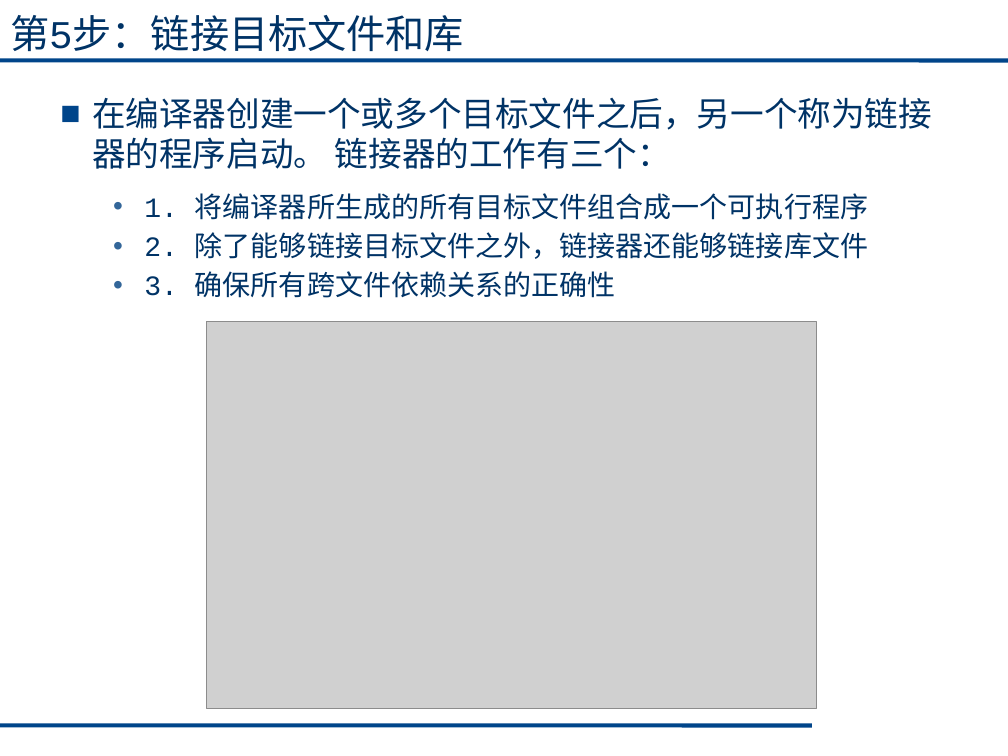
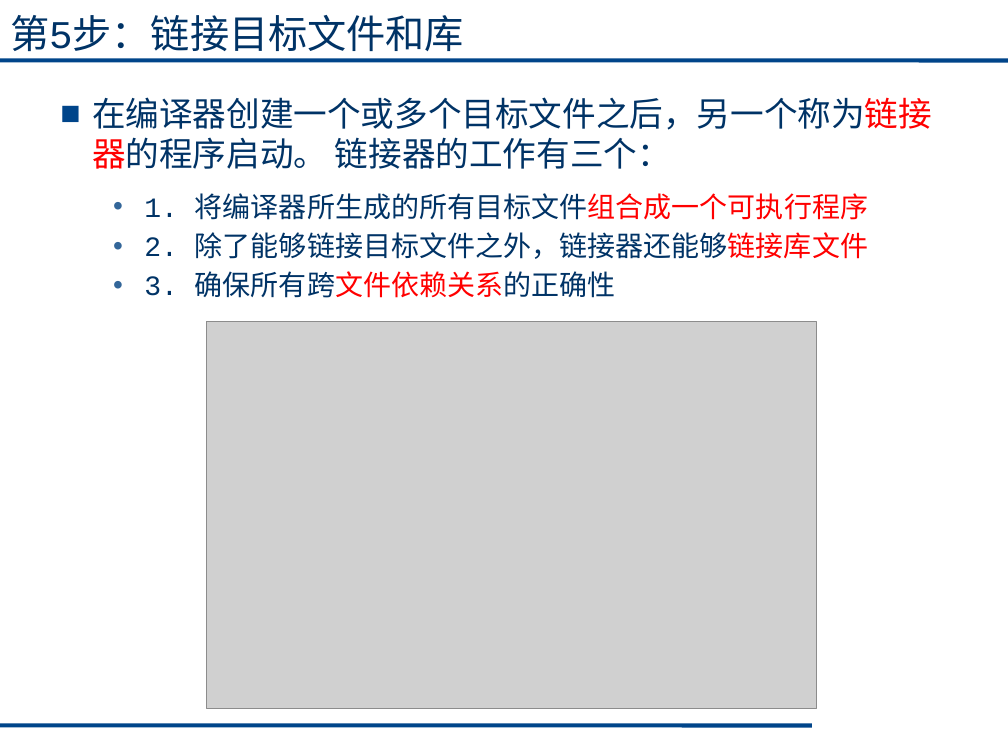
Before and after one commit to cugwhp/OOPCPP, a slide deck: slide 24 of 02.PPT/Ch1-绪论/C++1_2.pptx (slide 23 before the commit). Drawn at 1008x756 pixels with LibreOffice and Linux fonts; fonts in the diff are those of the drawing; grey boxes stand for pictures. Boxes give left, top, right and bottom in pixels: in the first picture for what was removed or moved away, otherwise in the second. Text is boxed around its words. In the diff, an @@ line names an element or a change of style, - is before the commit and + after.

```diff
--- a/02.PPT/Ch1-绪论/C++1_2.pptx
+++ b/02.PPT/Ch1-绪论/C++1_2.pptx
@@ text "在编译器创建一个或多个目标文件之后，另一个称为链接 器的程序启动。 链接器的工作有三个：" at (92, 97, 932, 298): text colour #003366 to #FF0000 in "在编译器创建一个或多个目标文件之后，另一个称为链接 器的程序启动。", "将编译器所生成的所有目标文件组合成一个可执行程序", "除了能够链接目标文件之外，链接器还能够链接库文件", "确保所有跨文件依赖关系的正确性" @@
```
Also in this commit, not shown: 13 other slides changed, 1 slide added, 3 other files.
